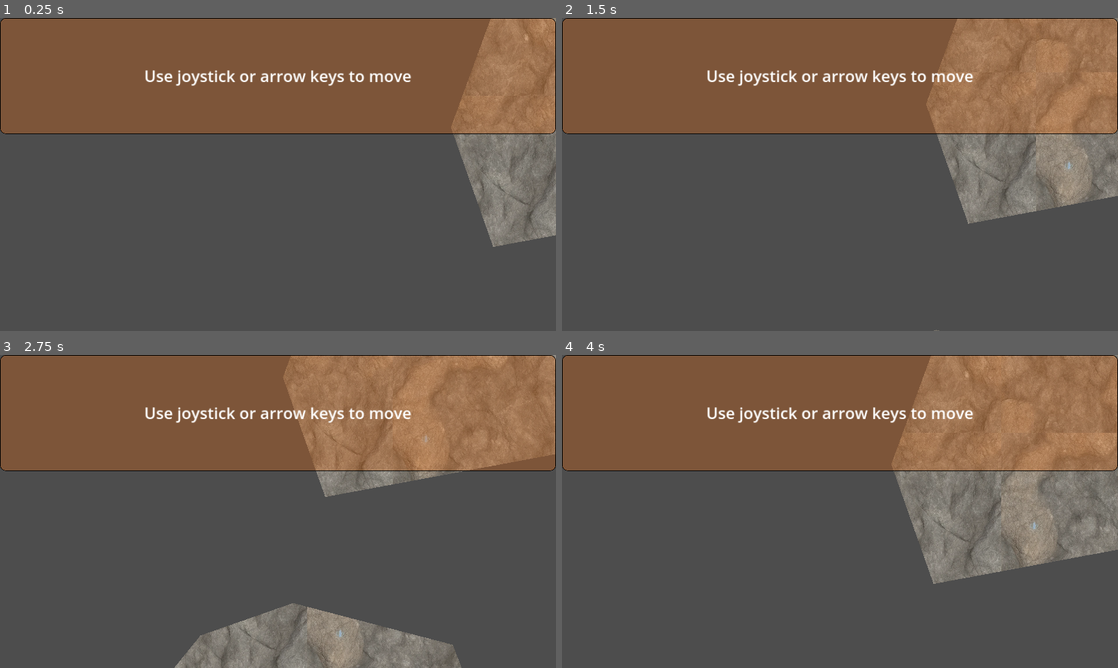
Above: before the commit, frames 1-4 (two rows, left to right).
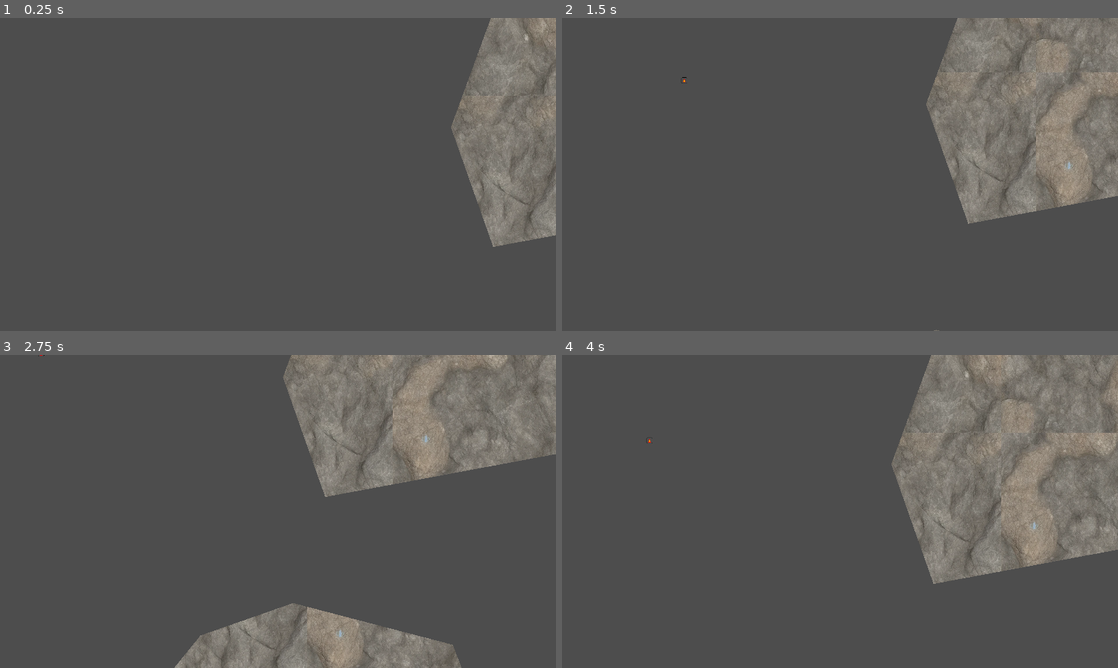
Above: after the commit, the same moments.

Repository: louis-mon/profundis
Game: Godot game, scene res://scenes/main.tscn
Two runs of this game, one before a commit and one after it. Both use one fixed random seed, a clock stepped at 60 frames per second and the inputs below.
Inputs:
- Up to frame 1 (0.25 s): no input
- Up to frame 2 (1.5 s): tap Enter (eat) at 0.5, 0.6, 1.35 s; hold Right (move_right) 0.53-1.28 s; hold Down (move_down) from 1.28 s (still down)
- Up to frame 3 (2.75 s): release Down (move_down) at 2.03 s; hold Right (move_right) from 2.03 s (still down); tap Enter (eat) at 2.1 s
- Up to frame 4 (4 s): release Right (move_right) at 2.78 s; hold Up (move_up) 2.78-3.53 s; tap Enter (eat) at 2.85, 3.6 s; hold Left (move_left) from 3.53 s (still down)

The runs differ from the first frame. In frame 1, 37% of the frame differs, in the area x 0-100%, y 0-38%; in frame 2, 37%; in frame 3, 37%; in frame 4, 37%.

Commit message:
add other types of nutriments

Diff:
--- a/scenes/food/food.gd
+++ b/scenes/food/food.gd
@@ -4,6 +4,8 @@
 
 # after this duration (in seconds), the food will disappear, unless 0
 @export var expiration: int
+
+@export var nutriment: FoodConfig.Nutriment
 
 signal eat_food(inside: bool)
 signal attract_food(body: Node2D)
@@ -20,6 +22,8 @@
 
 # Called when the node enters the scene tree for the first time.
 func _ready():
+	print(nutriment)
+	($Nutriment as Sprite2D).texture = FoodConfig.icon_textures[nutriment]
 	set_collision_layer_value(Constants.food_layer, true)
 	if expiration > 0:
 		$ExpirationTimer.start(expiration)
--- a/scenes/food/food.tscn
+++ b/scenes/food/food.tscn
@@ -1,7 +1,6 @@
-[gd_scene load_steps=4 format=3 uid="uid://cbxsfqom3j2ck"]
+[gd_scene load_steps=3 format=3 uid="uid://cbxsfqom3j2ck"]
 
 [ext_resource type="Script" path="res://scenes/food/food.gd" id="1_xgvkt"]
-[ext_resource type="Texture2D" uid="uid://cptb8205eqlaf" path="res://art/textures/food/fire_resistence.png" id="2_4m1sp"]
 
 [sub_resource type="CircleShape2D" id="CircleShape2D_4540u"]
 radius = 16.0
@@ -14,8 +13,7 @@
 [node name="Cell" type="CollisionShape2D" parent="."]
 shape = SubResource("CircleShape2D_4540u")
 
-[node name="Sprite2D" type="Sprite2D" parent="."]
-texture = ExtResource("2_4m1sp")
+[node name="Nutriment" type="Sprite2D" parent="."]
 
 [node name="ExpirationTimer" type="Timer" parent="."]
 
--- /dev/null
+++ b/scenes/food/food_config.gd
@@ -0,0 +1,34 @@
+class_name FoodConfig
+
+enum Nutriment {
+	ENERGY,
+	FIRE_RESIST,
+	FROST_RESIST,
+	ACID_RESIST,
+	BASE_RESIST,
+	SPEED,
+	CAC,
+	#PROJECTILE,
+	#ARMOR,
+	#REPRO
+}
+
+static var icon_map := {
+	Nutriment.ENERGY: null,
+	Nutriment.FIRE_RESIST: "fire_resistence.png",
+	Nutriment.FROST_RESIST: "ice_resistence.png",
+	Nutriment.ACID_RESIST: "acid_resistence.png",
+	Nutriment.BASE_RESIST: "base_resistence.png",
+	Nutriment.SPEED: "speed.png",
+	Nutriment.CAC: "tentacle.png",
+}
+
+static func map_dict(dict):
+	var res = {}
+	for i in icon_map:
+		res[i] = load("res://art/textures/food/%s" % icon_map[i]) \
+			if icon_map[i] \
+			else null
+	return res
+
+static var icon_textures = map_dict(icon_map)
--- a/scenes/food/food_spawner.gd
+++ b/scenes/food/food_spawner.gd
@@ -1,10 +1,17 @@
+@tool
 extends CollisionShape2D
 
-@export var food_scene: PackedScene
+var food_scene := preload("res://scenes/food/food.tscn")
 
 @export var spawn_time = 10
 
 @export var max_spawns = 3
+
+@export var nutriment: FoodConfig.Nutriment
+
+func _get_configuration_warnings():
+	if !food_scene:
+		return ["provide spawnable scene"]
 
 # Called when the node enters the scene tree for the first time.
 func _ready():
@@ -17,9 +24,10 @@
 
 
 func _on_spawn_timer_timeout():
-	var angle = randf() * PI * 2
-	var radius = shape.radius * sqrt(randf())
-	var food = food_scene.instantiate() as Food
+	var angle := randf() * PI * 2
+	var radius := (shape as CircleShape2D).radius * sqrt(randf())
+	var food := food_scene.instantiate() as Food
 	food.position = position + Vector2.from_angle(angle).normalized() * radius
+	food.nutriment = nutriment
 	food.expiration = spawn_time * max_spawns
 	get_parent().add_child(food)
--- a/scenes/food/food_spawner.tscn
+++ b/scenes/food/food_spawner.tscn
@@ -1,7 +1,6 @@
-[gd_scene load_steps=4 format=3 uid="uid://1c8t003ha6sr"]
+[gd_scene load_steps=3 format=3 uid="uid://1c8t003ha6sr"]
 
 [ext_resource type="Script" path="res://scenes/food/food_spawner.gd" id="1_pxw3l"]
-[ext_resource type="PackedScene" uid="uid://cbxsfqom3j2ck" path="res://scenes/food/food.tscn" id="2_soldd"]
 
 [sub_resource type="CircleShape2D" id="CircleShape2D_sb6he"]
 radius = 322.49
@@ -9,7 +8,6 @@
 [node name="FoodSpawner" type="CollisionShape2D"]
 shape = SubResource("CircleShape2D_sb6he")
 script = ExtResource("1_pxw3l")
-food_scene = ExtResource("2_soldd")
 
 [node name="SpawnTimer" type="Timer" parent="."]
 autostart = true
--- a/scenes/hud.tscn
+++ b/scenes/hud.tscn
@@ -21,6 +21,7 @@
 grow_vertical = 2
 
 [node name="Panel" type="Panel" parent="."]
+visible = false
 layout_mode = 1
 anchors_preset = 10
 anchor_right = 1.0
--- a/scenes/player/player.gd
+++ b/scenes/player/player.gd
@@ -2,9 +2,8 @@
 
 
 func set_velocity_from_input(delta: float):
-	var x_val = Input.get_axis("move_left", "move_right")
-	var y_val = Input.get_axis("move_up", "move_down")
-	var vel = Vector2(x_val, y_val).normalized() * Constants.player_speed
+	var direction = Input.get_vector("move_left", "move_right", "move_up", "move_down")
+	var vel = direction.normalized() * Constants.player_speed
 	velocity = vel
 
 func _process(delta):
--- a/scenes/rooms/start_room.tscn
+++ b/scenes/rooms/start_room.tscn
@@ -1,7 +1,8 @@
-[gd_scene load_steps=4 format=3 uid="uid://p0qk1gi8s6pm"]
+[gd_scene load_steps=5 format=3 uid="uid://p0qk1gi8s6pm"]
 
 [ext_resource type="PackedScene" uid="uid://cjraaq6pbhwc1" path="res://scenes/obstacles/wall_area.tscn" id="2_x4bbl"]
 [ext_resource type="PackedScene" uid="uid://ujd220g04vjv" path="res://scenes/obstacles/rock_wall.tscn" id="3_ug0ym"]
+[ext_resource type="PackedScene" uid="uid://cbxsfqom3j2ck" path="res://scenes/food/food.tscn" id="4_jvu5u"]
 [ext_resource type="PackedScene" uid="uid://1c8t003ha6sr" path="res://scenes/food/food_spawner.tscn" id="4_wjq0r"]
 
 [node name="StartRoom" type="Node2D"]
@@ -27,5 +28,12 @@
 [node name="Wall5" parent="WallArea" instance=ExtResource("3_ug0ym")]
 polygon = PackedVector2Array(-1030, -431, -642, -189, -96, -843, 1129, -824, 1351, -539, 1212, -1034, 958, -1040, 926, -1409, 1434, -1504, 2044, -913, 1669, 109, 1815, 522, 2875, 325, 3440, -1764, 1383, -2609, -1252, -2126, -2509, -1599, -2852, -393)
 
+[node name="FoodSpawner2" parent="." instance=ExtResource("4_wjq0r")]
+position = Vector2(1032, -165)
+nutriment = 1
+
 [node name="FoodSpawner" parent="." instance=ExtResource("4_wjq0r")]
 position = Vector2(256, 264)
+
+[node name="Food" parent="." instance=ExtResource("4_jvu5u")]
+position = Vector2(204, -443)
Binary file added: art/textures/food/acid_resistence.png
Not shown, added: art/textures/food/acid_resistence.png.import
Binary file added: art/textures/food/base_resistence.png
Not shown, added: art/textures/food/base_resistence.png.import
Binary file added: art/textures/food/ice_resistence.png
Not shown, added: art/textures/food/ice_resistence.png.import
Binary file added: art/textures/food/speed.png
Not shown, added: art/textures/food/speed.png.import
Binary file added: art/textures/food/tentacle.png
Not shown, added: art/textures/food/tentacle.png.import
Not shown, changed: .gitignore
